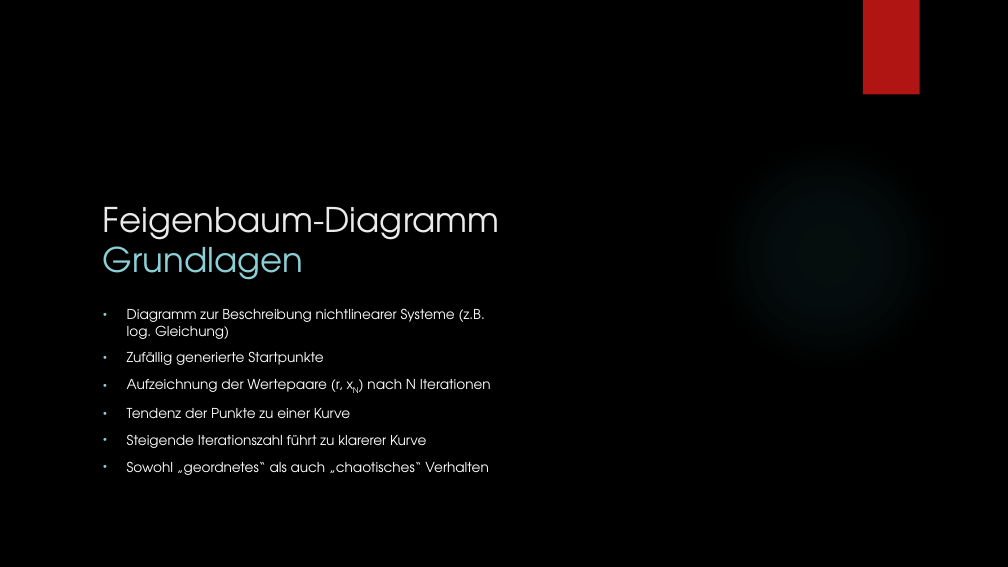
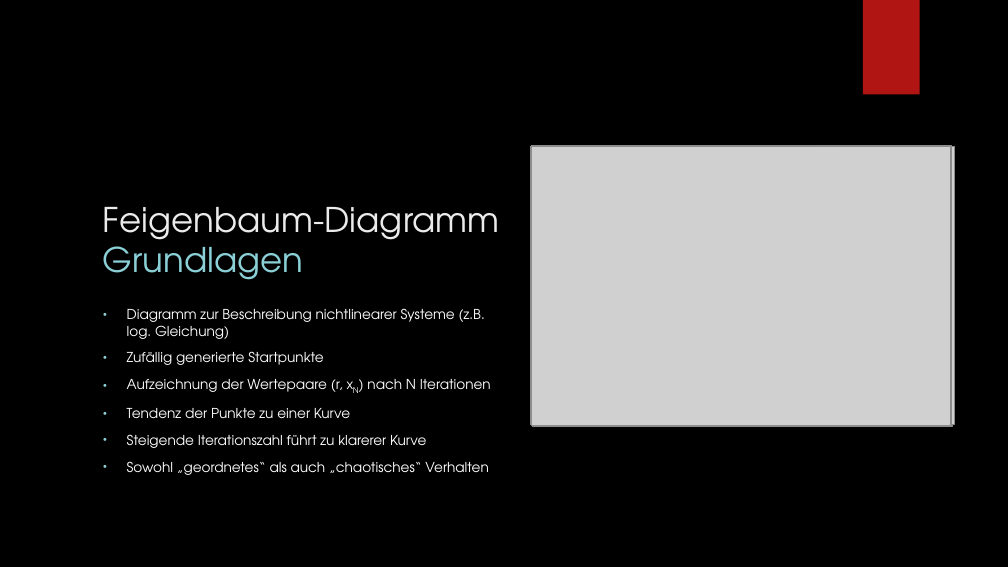
Before and after one commit to Der-Cedric/Sage_6, a slide deck: slide 3 of Feigenbaum&Sensitivität.pptx. Drawn at 1008x567 pixels with LibreOffice and Linux fonts; fonts in the diff are those of the drawing; grey boxes stand for pictures; background and template pictures are left out. Boxes give left, top, right and bottom in pixels: in the first picture for what was removed or moved away, otherwise in the second. Text is boxed around its words. In the diff, an @@ line names an element or a change of style, - is before the commit and + after.

```diff
--- a/Feigenbaum&Sensitivität.pptx
+++ b/Feigenbaum&Sensitivität.pptx
@@ picture added at (x1=531, y1=146, x2=950, y2=425) @@
@@ picture added at (x1=532, y1=146, x2=951, y2=425) @@
@@ picture added at (x1=532, y1=147, x2=952, y2=426) @@
@@ picture added at (x1=532, y1=146, x2=950, y2=424) @@
@@ picture added at (x1=532, y1=145, x2=951, y2=423) @@
@@ picture added at (x1=532, y1=147, x2=951, y2=426) @@
@@ picture added at (x1=533, y1=147, x2=953, y2=426) @@
@@ picture added at (x1=533, y1=146, x2=951, y2=424) @@
@@ picture added at (x1=536, y1=146, x2=954, y2=424) @@
```
Also in this commit, not shown: 3 other slides changed, 1 other file.
